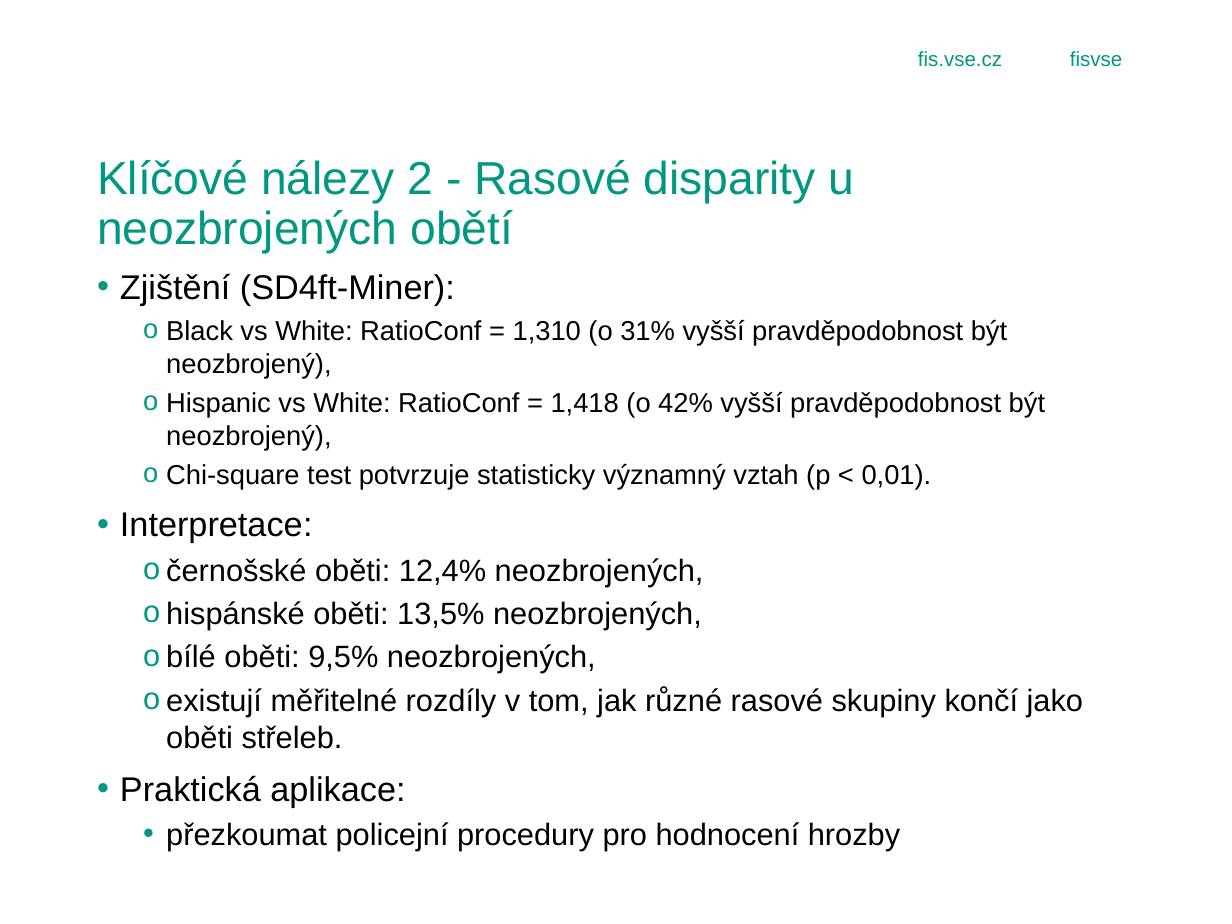
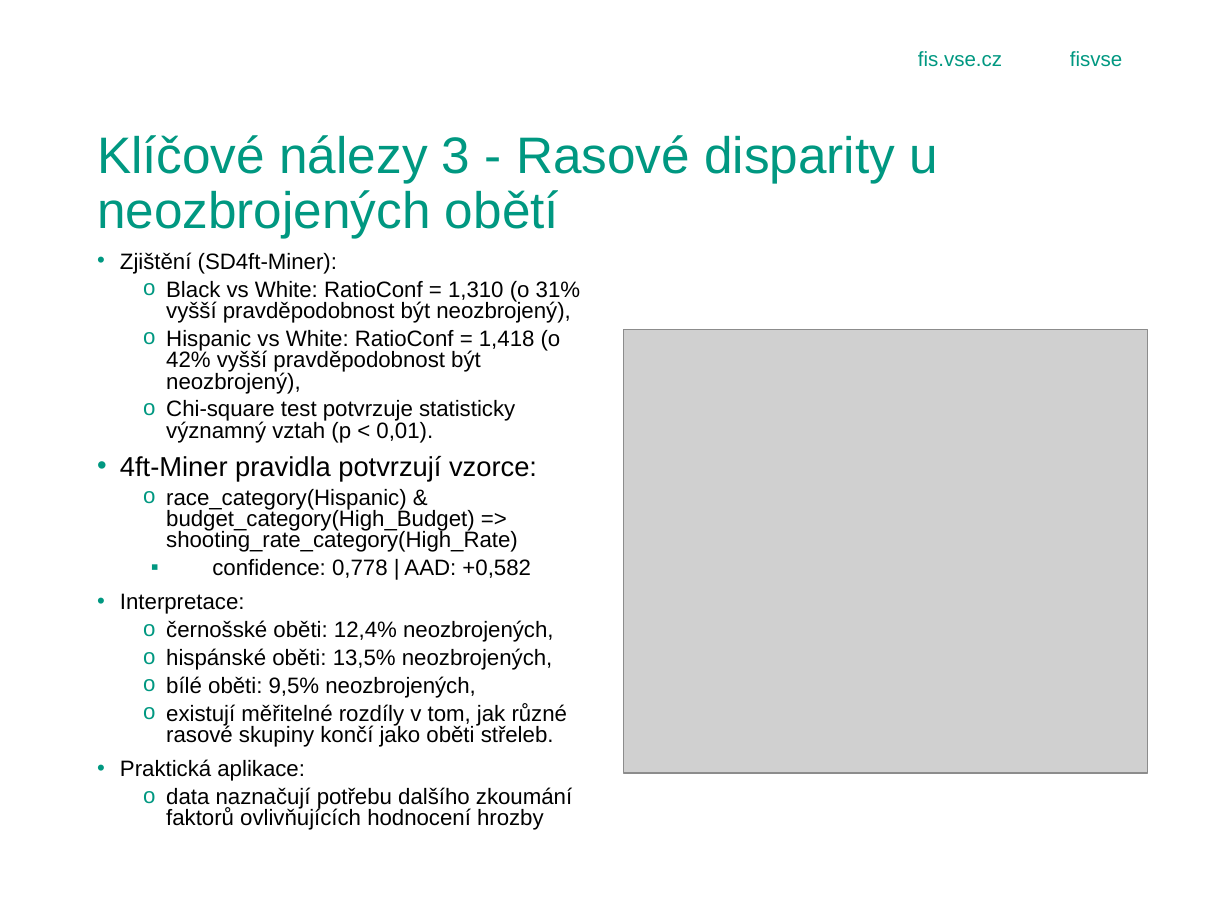
Before and after one commit to Bebicek/4IZ503_gajj02, a slide deck: slide 8 of obhajoba_prezentace.pptx (slide 11 before the commit). Drawn at 1232x924 pixels with LibreOffice and Linux fonts; fonts in the diff are those of the drawing; grey boxes stand for pictures; background and template pictures are left out. Boxes give left, top, right and bottom in pixels: in the first picture for what was removed or moved away, otherwise in the second. Text is boxed around its words. In the diff, an @@ line names an element or a change of style, - is before the commit and + after.

```diff
--- a/obhajoba_prezentace.pptx
+++ b/obhajoba_prezentace.pptx
@@ title at [97,135,938,239]: text changed; size 27 to 30 pt @@
-Klíčové nálezy 2 - Rasové disparity u neozbrojených obětí
+Klíčové nálezy 3 - Rasové disparity u neozbrojených obětí
@@ text "Zjištění (SD4ft-Miner):": place and size @@
-text "Zjištění (SD4ft-Miner):" at [120,273,1083,851]
+text "Zjištění (SD4ft-Miner):" at [120,252,581,830]
@@ text at [120,252,581,781]: size 20 to 13 pt in "Zjištění (SD4ft-Miner):", "Interpretace:", "Praktická aplikace:"; size 16 to 13 pt in "Black vs White: RatioConf = 1,310 (o ...", "Hispanic vs White: RatioConf = 1,418 (o ...", "Chi-square test potvrzuje statisticky významný vztah (p ..."; size 18 to 13 pt in "černošské oběti: 12,4% neozbrojených,", "hispánské oběti: 13,5% neozbrojených,", "bílé oběti: 9,5% neozbrojených,", "existují měřitelné rozdíly v tom, jak různé ..."; line spacing 1 to 0.8 @@
@@ picture added at [623,329,1147,772] @@
@@ text at [120,456,537,578]: paragraphs added @@
+• 4ft-Miner pravidla potvrzují vzorce:
+  o race_category(Hispanic) & budget_category(High_Budget) => shooting_rate_category(High_Rate)
+    ▪ confidence: 0,778 | AAD: +0,582
@@ text at [166,787,572,830]: text changed; size 18 to 13 pt @@
-  • přezkoumat policejní procedury pro hodnocení hrozby
+  o data naznačují potřebu dalšího zkoumání faktorů ovlivňujících hodnocení hrozby
```
Also in this commit, not shown: 6 other slides changed, 1 slide added, 4 slides removed.
